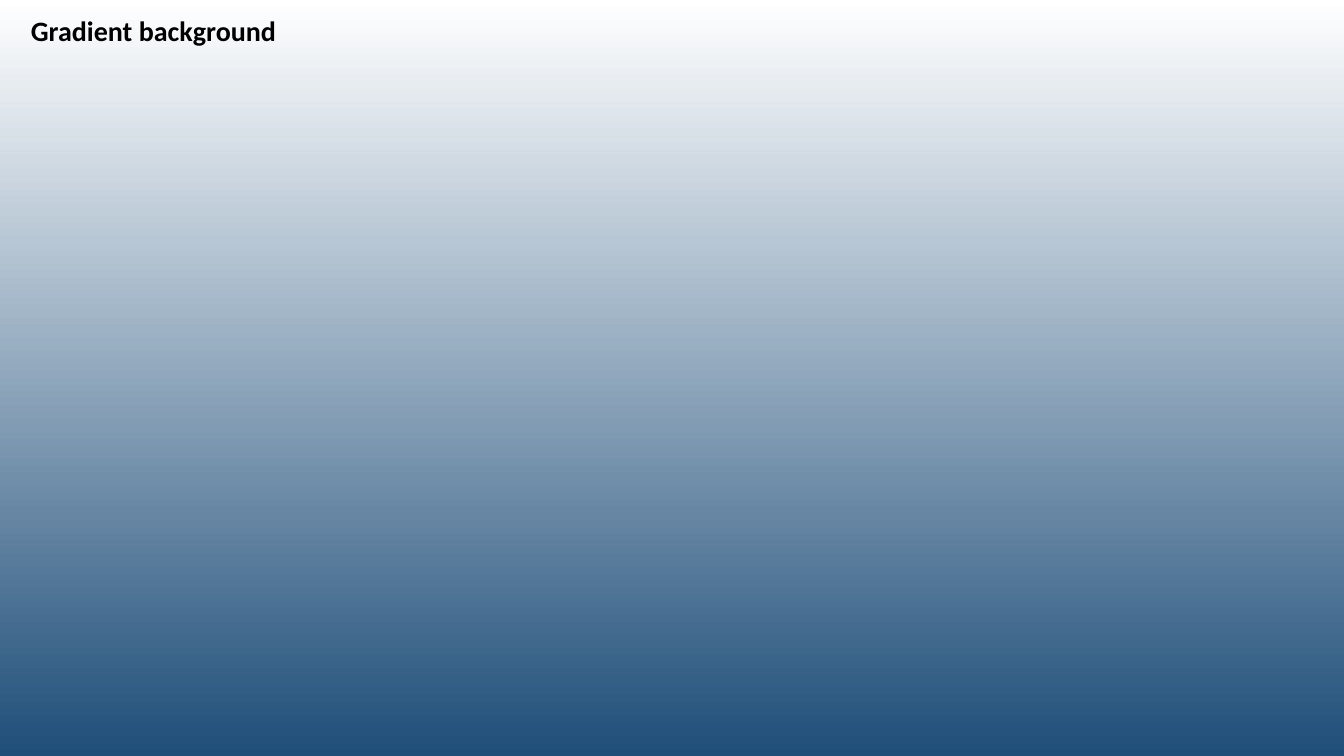
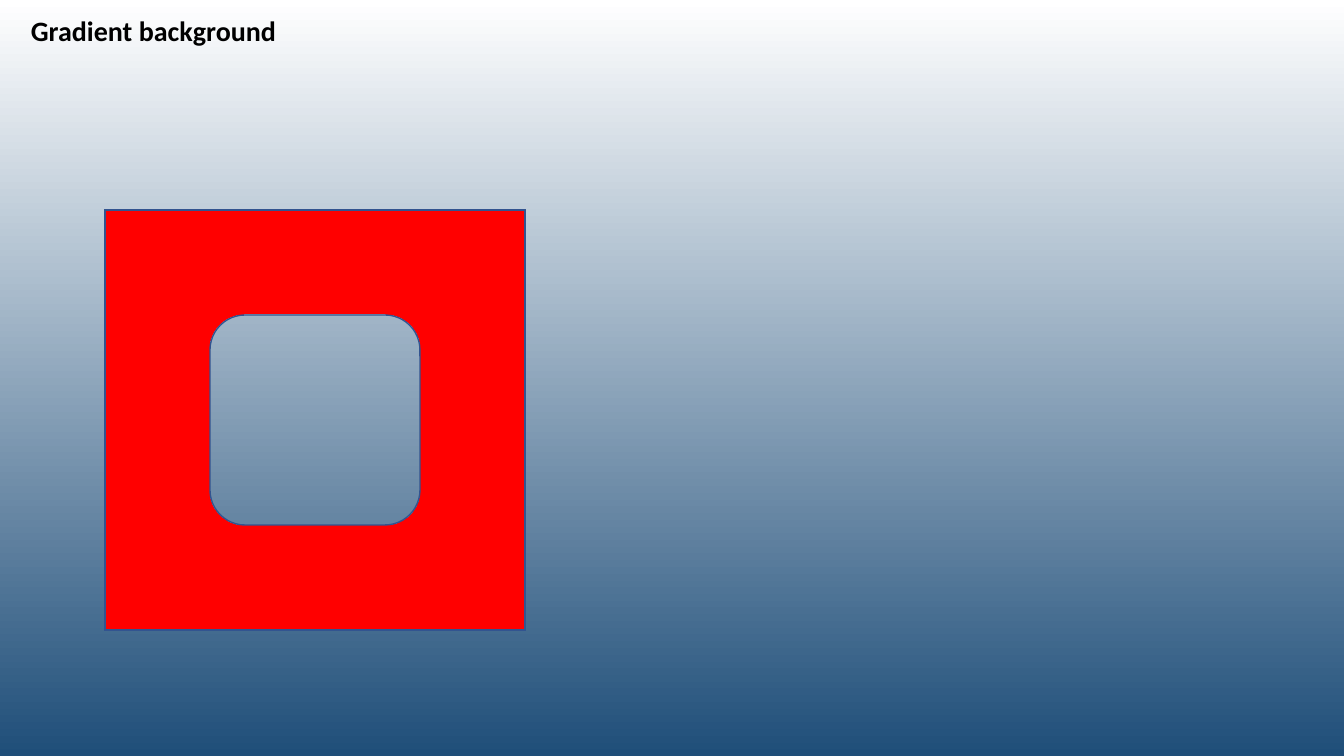
Before and after one commit to g21589/PPTX2HTML, a slide deck: slide 8 of samples/features/objects.pptx. Drawn at 1344x756 pixels with LibreOffice and Linux fonts; fonts in the diff are those of the drawing. Boxes give left, top, right and bottom in pixels: in the first picture for what was removed or moved away, otherwise in the second. Text is boxed around its words. In the diff, an @@ line names an element or a change of style, - is before the commit and + after.

```diff
--- a/samples/features/objects.pptx
+++ b/samples/features/objects.pptx
@@ rectangle added at bbox=[105, 210, 525, 630], fill #FF0000, outline #325491 1 pt @@
@@ rounded rectangle added at bbox=[210, 315, 419, 524], fill gradient #FFFFFF to #1F4E79, outline #325491 1 pt @@
```
Also in this commit, not shown: 11 other files.
